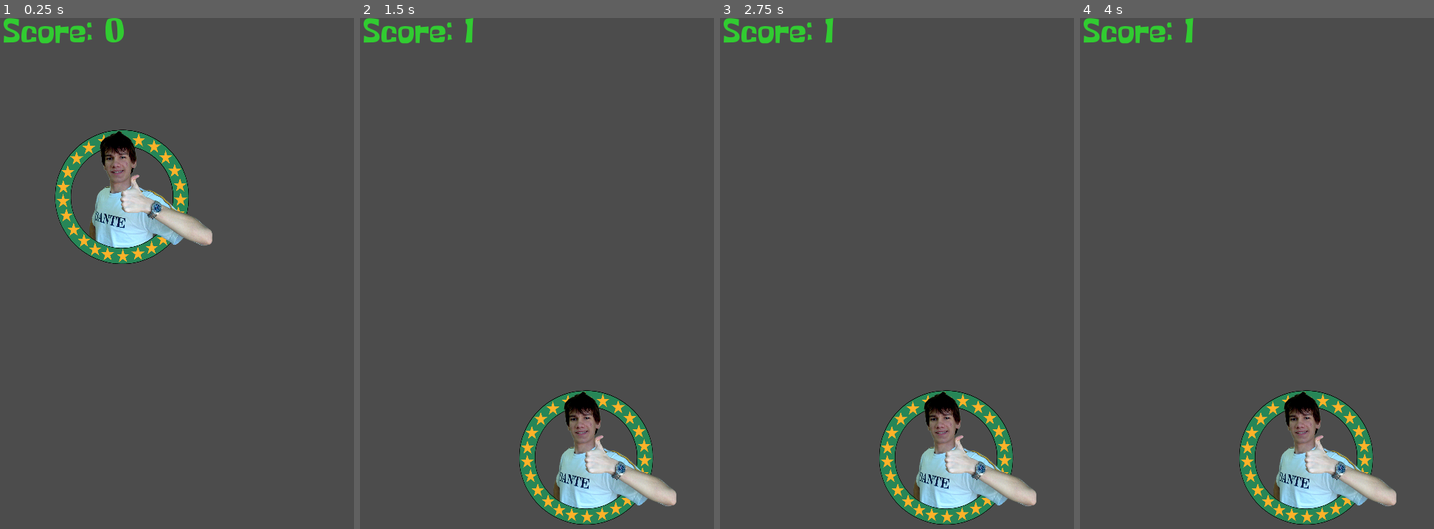
Above: before the commit, frames 1-4 (left to right).
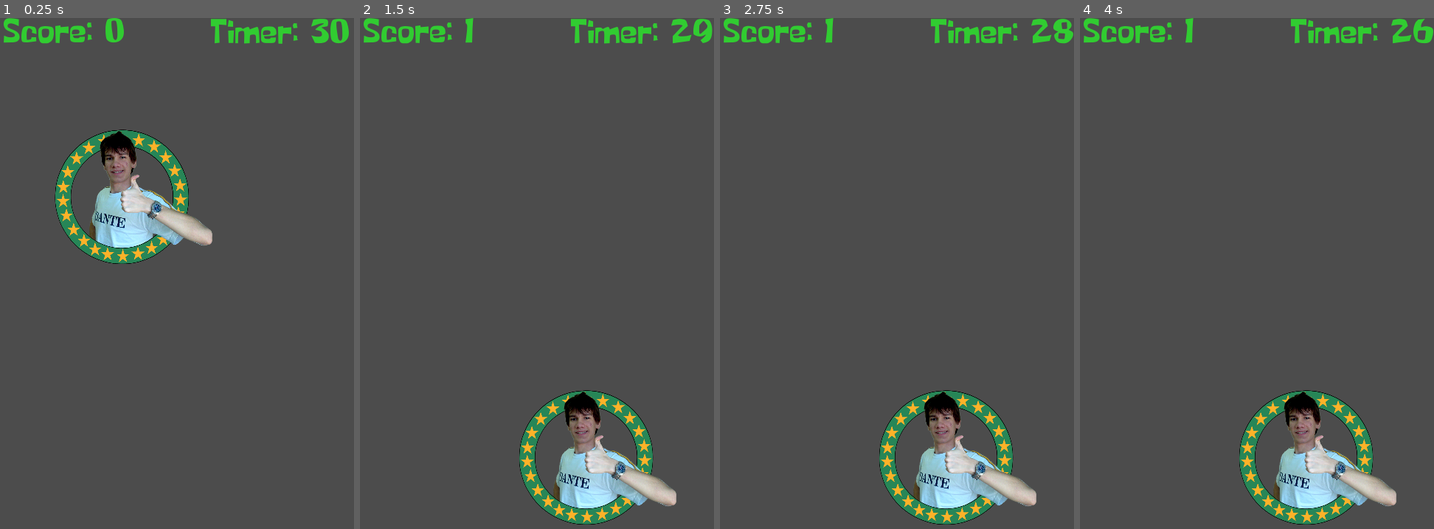
Above: after the commit, the same moments.

Repository: Brawmario/pucca-wacka
Game: Godot game, scene res://Game.tscn
Two runs of this game, one before a commit and one after it. Both use one fixed random seed, a clock stepped at 60 frames per second and the inputs below.
Inputs (mouse positions are in pixels of both pictures, inside the frame that each line leads up to):
- Up to frame 1 (0.25 s): no input
- Up to frame 2 (1.5 s): tap Enter at 0.5 s; move the mouse to (483, 196) at 0.52 s; click (483, 196) at 0.67 s; move the mouse to (466, 309) at 1.27 s; click (466, 309) at 1.42 s
- Up to frame 3 (2.75 s): tap Space at 2 s; move the mouse to (932, 166) at 2.02 s; click (932, 166) at 2.17 s
- Up to frame 4 (4 s): tap Enter at 2.75 s; move the mouse to (1239, 391) at 2.77 s; click (1239, 391) at 2.92 s; tap Space at 3.5 s; move the mouse to (1363, 365) at 3.52 s; click (1363, 365) at 3.67 s

The runs differ from the first frame. In frame 1, 0.8% of the frame differs, in the area x 59-99%, y 0-6%; in frame 2, 0.8%; in frame 3, 0.8%, in the area x 59-100%, y 0-6%; in frame 4, 0.8%.

Commit message:
Add Timer

Diff:
--- a/Game.gd
+++ b/Game.gd
@@ -4,6 +4,9 @@
 var score := 0
 
 onready var score_label: RichTextLabel = $GameUI/ScoreLabel
+onready var timer_label: RichTextLabel = $GameUI/TimerLabel
+
+onready var game_timer: Timer = $GameTimer
 
 
 # Called when the node enters the scene tree for the first time.
@@ -12,8 +15,9 @@
 
 
 # Called every frame. 'delta' is the elapsed time since the previous frame.
-#func _process(delta: float) -> void:
-#	pass
+func _process(delta: float) -> void:
+	if $GameUI.visible:
+		timer_label.bbcode_text = "[color=#32CD32]Timer: " + str(ceil(game_timer.time_left)) + "[/color]"
 
 func update_score() -> void:
 	score += 1
@@ -22,10 +26,21 @@
 	score_label.bbcode_text = "[color=#32CD32]Score: " + str(score) + "[/color]"
 
 
+
 func start_game() -> void:
 	$Pucca.start_game()
 	$GameUI.visible = true
+	game_timer.start(30)
+
+
+func end_game() -> void:
+	$Pucca.end_game()
+	$GameUI.visible = false
 
 
 func _on_Pucca_scored() -> void:
 	update_score()
+
+
+func _on_GameTimer_timeout():
+	end_game()
--- a/Game.tscn
+++ b/Game.tscn
@@ -206,7 +206,6 @@
 }
 
 [node name="GameUI" type="Control" parent="."]
-visible = false
 margin_right = 446.0
 margin_bottom = 148.0
 __meta__ = {
@@ -225,6 +224,23 @@
 "_edit_use_anchors_": false
 }
 
+[node name="TimerLabel" type="RichTextLabel" parent="GameUI"]
+margin_left = 285.0
+margin_top = 1.0
+margin_right = 486.0
+margin_bottom = 53.0
+custom_fonts/normal_font = ExtResource( 6 )
+bbcode_enabled = true
+bbcode_text = "[color=#32CD32]Timer: 30[/color]"
+text = "Timer: 30"
+__meta__ = {
+"_edit_use_anchors_": false
+}
+
+[node name="GameTimer" type="Timer" parent="."]
+wait_time = 30.0
+
 [connection signal="scored" from="Pucca" to="." method="_on_Pucca_scored"]
 [connection signal="clicked" from="Pucca/Circle" to="Pucca" method="_on_Circle_clicked"]
 [connection signal="input_event" from="Pucca/Circle" to="Pucca/Circle" method="_on_Circle_input_event"]
+[connection signal="timeout" from="GameTimer" to="." method="_on_GameTimer_timeout"]
--- a/Pucca.gd
+++ b/Pucca.gd
@@ -36,6 +36,10 @@
 	$Circle.clickable = true
 	move_random()
 
+func end_game() -> void:
+	visible = false
+	$Circle.clickable = false
+
 
 func _on_Circle_clicked() -> void:
 	kill_pucca()
